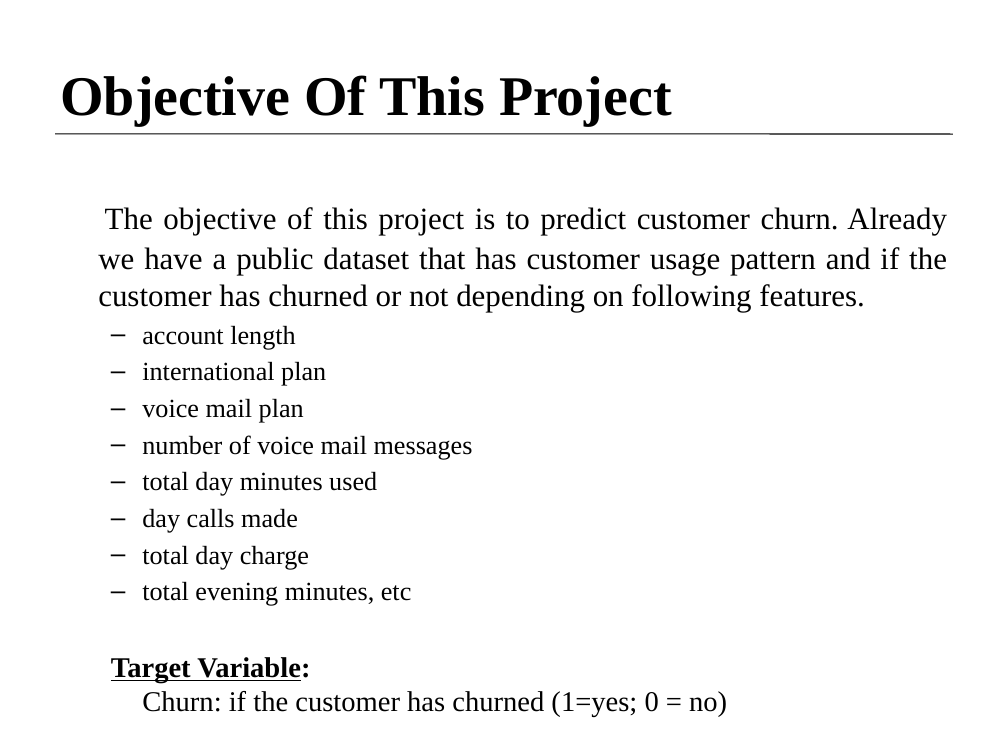
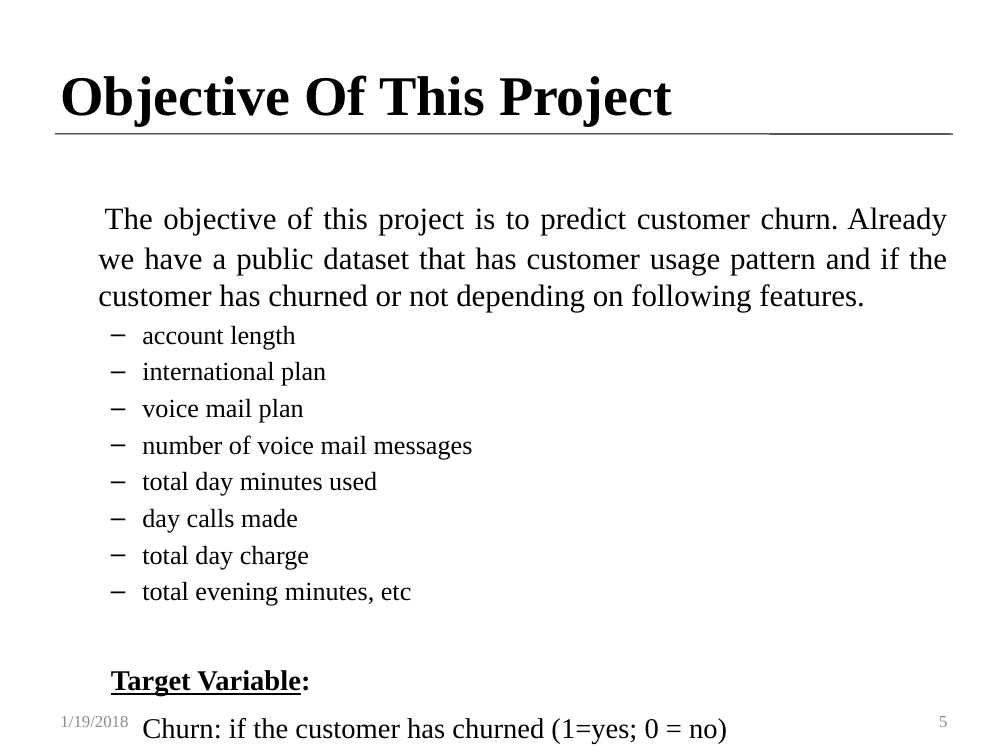
Before and after one commit to Customer-Churn-Prediction/Project-Machine-Learning, a slide deck: slide 5 of Customer Churn Prediction In Telecom Industry.pptx. Drawn at 1008x756 pixels with LibreOffice and Linux fonts; fonts in the diff are those of the drawing. Boxes give left, top, right and bottom in pixels: in the first picture for what was removed or moved away, otherwise in the second. Text is boxed around its words. In the diff, an @@ line names an element or a change of style, - is before the commit and + after.

```diff
--- a/Customer Churn Prediction In Telecom Industry.pptx
+++ b/Customer Churn Prediction In Telecom Industry.pptx
@@ text at box(111, 670, 727, 744): line spacing 1 to 1.4 @@
@@ text added at box(60, 716, 128, 727), 12 pt, text #8C8C8C @@
+1/19/2018
@@ page number added at box(939, 716, 947, 727), 12 pt, text #8C8C8C @@
+5
```
Also in this commit, not shown: 15 other slides changed, 1 slide added, 1 slide removed.
